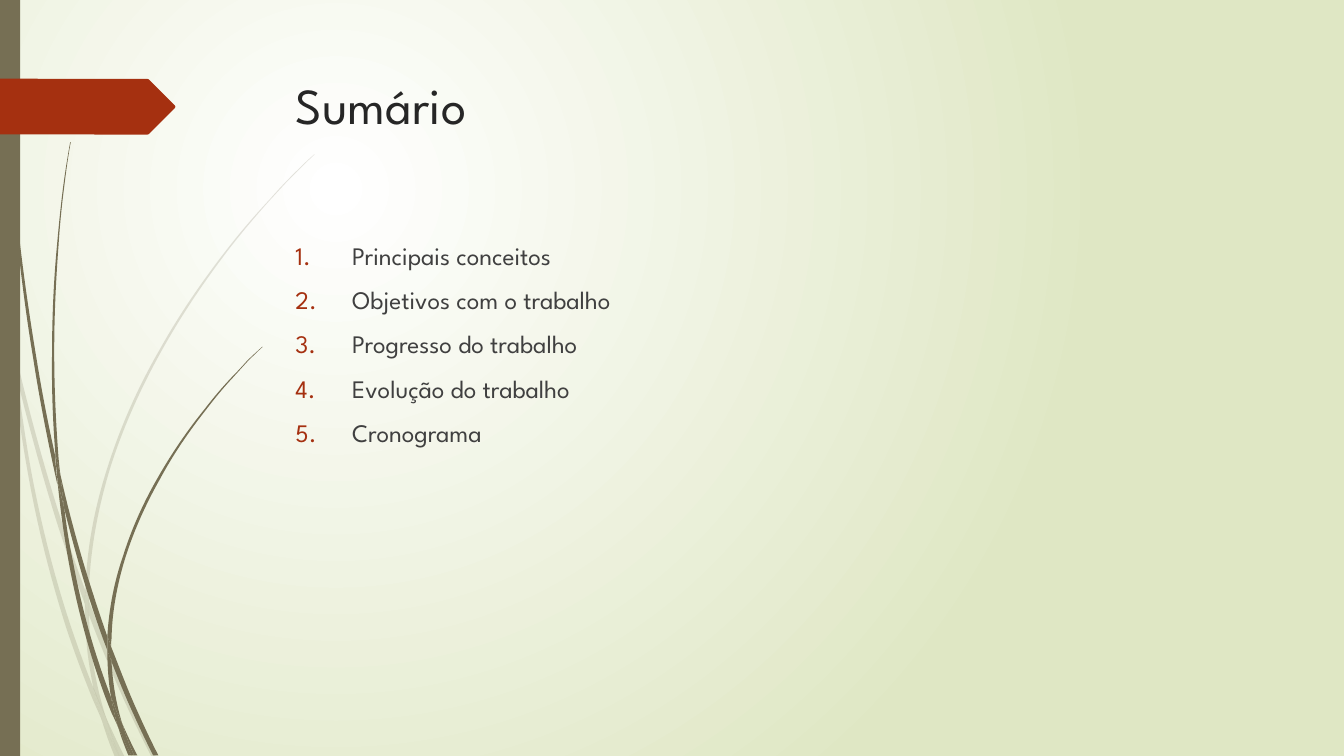
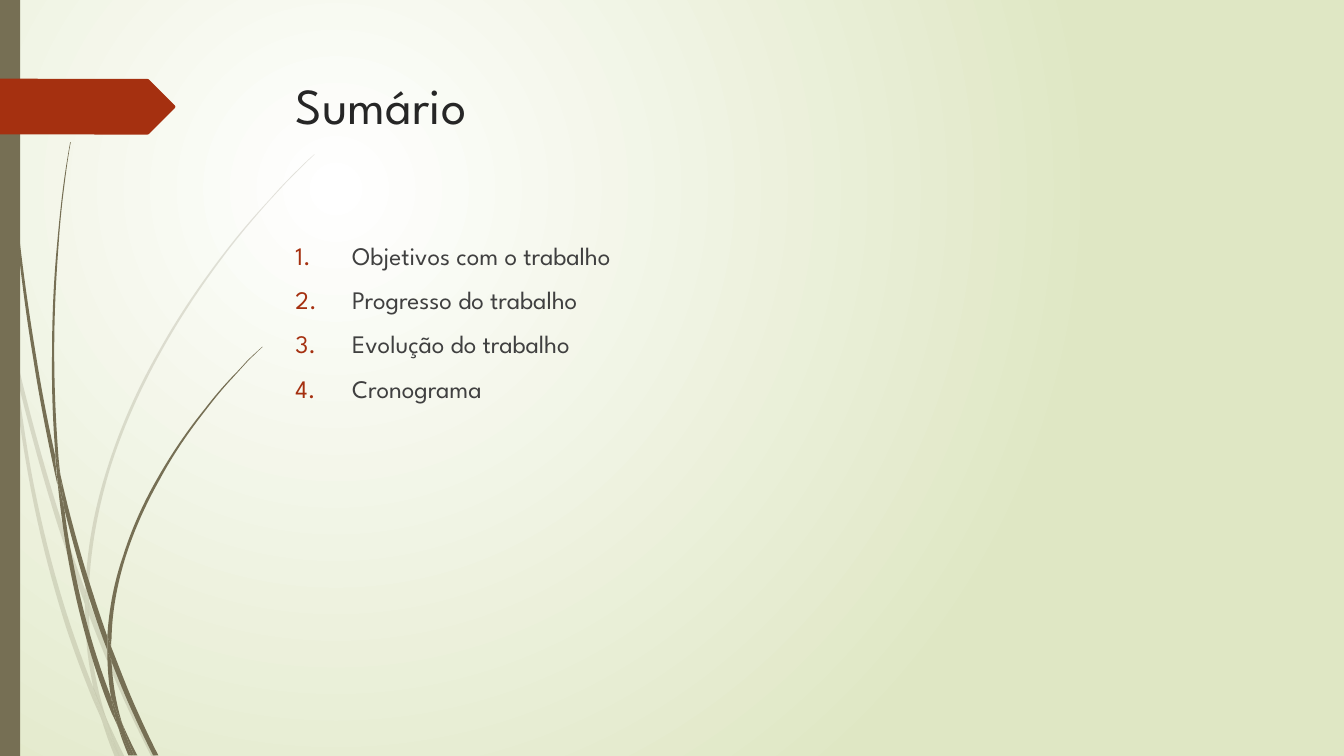
Before and after one commit to TavaresCarlos/TCC, a slide deck: slide 2 of apresentação-do-sistema/apresentação-02.pptx. Drawn at 1344x756 pixels with LibreOffice and Linux fonts; fonts in the diff are those of the drawing. Boxes give left, top, right and bottom in pixels: in the first picture for what was removed or moved away, otherwise in the second. Text is boxed around its words. In the diff, an @@ line names an element or a change of style, - is before the commit and + after.

```diff
--- a/apresentação-do-sistema/apresentação-02.pptx
+++ b/apresentação-do-sistema/apresentação-02.pptx
@@ text at [352,248,551,271]: paragraph removed @@
-1. Principais conceitos
```
Also in this commit, not shown: 3 other slides changed, 12 other files.
